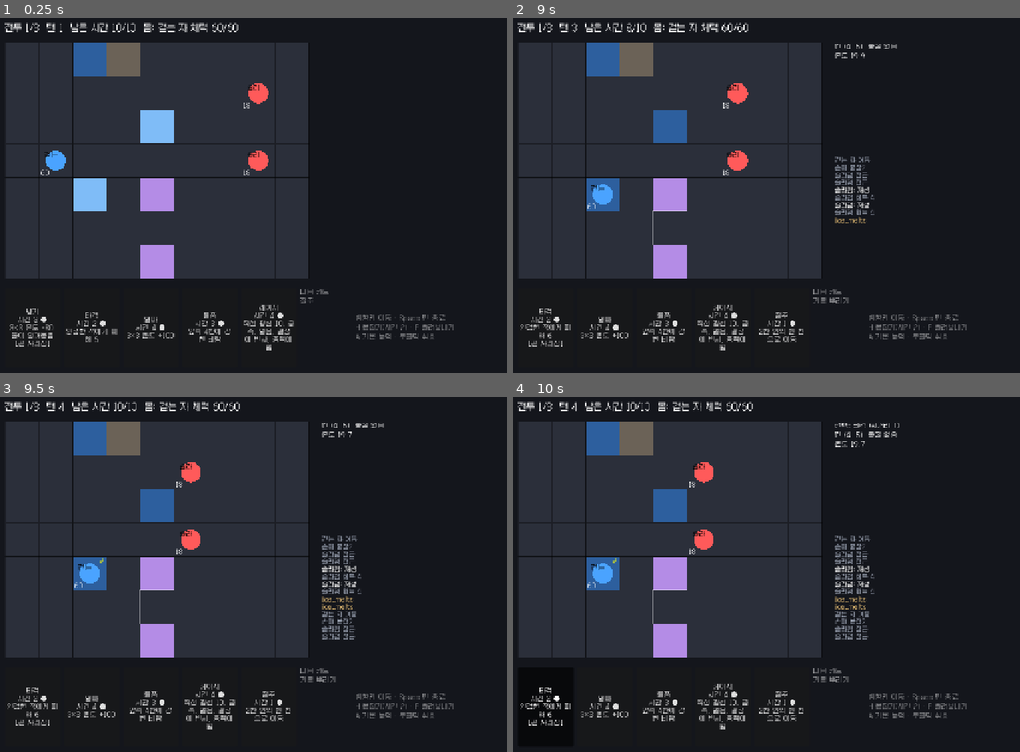
Above: before the commit, frames 1-4 (two rows, left to right).
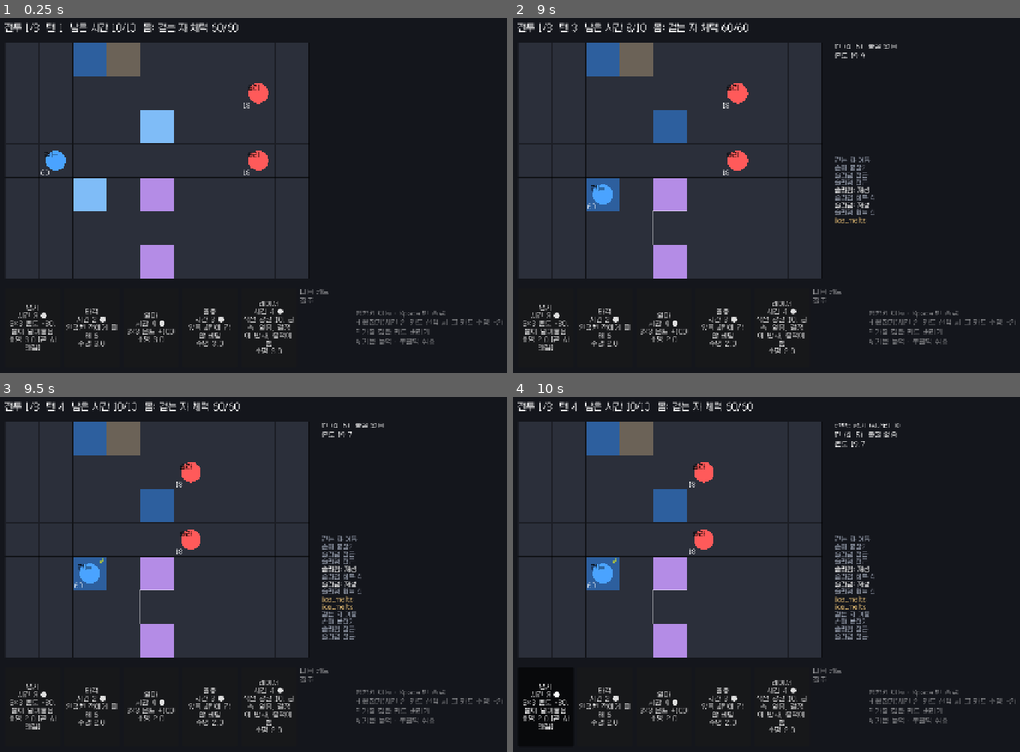
Above: after the commit, the same moments.

Repository: Luchenia/everycard
Game: Godot game, scene res://scenes/battle.tscn
Same seed, same stepped clock (60 frames per second), same inputs: the game is played once before the commit and once after it.
Inputs (mouse positions are in pixels of both pictures, inside the frame that each line leads up to):
- Up to frame 1 (0.25 s): no input
- Up to frame 2 (9 s): click (543, 326) at 0.5 s, where only the run before the commit has a clickable "냉기 시간 3 ● 3×3 온도 -80. 물이 얼어붙음…"; click (543, 326) at 1.25 s, where only the run after the commit has a clickable "냉기 시간 3 ● 3×3 온도 -80. 물이 얼어붙음…"; click (604, 326) at 2 s, where only the run before the commit has a clickable "타격 시간 2 ● 인접한 적에게 피해 6"; click (604, 326) at 2.75 s, where only the run after the commit has a clickable "타격 시간 2 ● 인접한 적에게 피해 6 수명 3.0"; click (665, 326) at 3.5 s, where only the run before the commit has a clickable "열파 시간 4 ● 3×3 온도 +100"; click (665, 326) at 4.25 s, where only the run after the commit has a clickable "열파 시간 4 ● 3×3 온도 +100 수명 3.0"; click (720, 326) at 5 s, where only the run before the commit has a clickable "돌풍 시간 3 ● 앞쪽 4칸에 강한 바람"; click (720, 326) at 5.75 s, where only the run after the commit has a clickable "돌풍 시간 3 ● 앞쪽 4칸에 강한 바람 수명 3.0"; click (781, 326) at 6.5 s, where only the run before the commit has a clickable "레이저 시간 4 ● 직선 광선 10. 금속, 얼음, …"; click (781, 326) at 7.25 s, where only the run after the commit has a clickable "레이저 시간 4 ● 직선 광선 10. 금속, 얼음, …"; tap Enter at 8 s; move the mouse to (670, 160) at 8.02 s; hold Right 8.03-8.78 s; tap H at 8.1, 8.85 s; click (670, 160) at 8.17 s; tap Space at 8.27, 8.75 s; move the mouse to (685, 223) at 8.77 s; hold Down from 8.78 s (still down); click (685, 223) at 8.92 s
- Up to frame 3 (9.5 s): keep holding Down; tap Space at 9.02 s
- Up to frame 4 (10 s): release Down at 9.5 s; click (543, 705) at 9.5 s, where only the run before the commit has a clickable "타격 시간 2 ● 인접한 적에게 피해 6 [곧 사라짐]"

The runs differ from the first frame. In frame 1, 2.7% of the frame differs, in the area x 1-100%, y 79-95%; in frame 2, 2.8%; in frame 3, 2.8%; in frame 4, 2.9%, in the area x 1-100%, y 7-95%.

Commit message:
feat: lifespan hand (each card has its own remaining life) — pending design choice
Co-Authored-By: Claude Opus 5.5 <noreply@anthropic.com>
Claude-Session: https://claude.ai/code/session_01Lpp6z2a9FxR3iVL1P5DjBQ

Diff:
--- a/src/sim/battle.gd
+++ b/src/sim/battle.gd
@@ -173,11 +173,12 @@
 	_after_action()
 	return true
 
-func cmd_hold() -> bool:
+## Without a slot: no card in hand ages this turn. With a slot: that card lives longer.
+func cmd_hold(slot := -1) -> bool:
 	if phase != "player" or time_left < HOLD_COST:
 		return false
 	time_left -= HOLD_COST
-	belt.hold()
+	belt.hold(slot)
 	_log("hold", "손패 붙잡기", {})
 	return true
 
--- a/src/sim/hand_belt.gd
+++ b/src/sim/hand_belt.gd
@@ -1,15 +1,20 @@
 class_name HandBelt
 extends RefCounted
-## The flowing hand: a row of slots that slides left each turn. Leftmost card falls off
-## (heavy cards need 2 flows), gaps close, and empty slots refill from the draw pile.
+## Lifespan hand: each card in hand has its own remaining life. At turn end every life drops by
+## the turn speed (the time_scale of the player's cell); burnt-out cards go to the discard pile and
+## their slots refill from the draw pile in place. Heavy cards live longer.
+
+const BASE_LIFE := 3
+const HEAVY_BONUS := 2
+const HOLD_BONUS := 2
 
 var catalog: Catalog
 var rng: SimRng
-var slots: Array = []      # each: null or {card_id, age}
+var slots: Array = []      # each: null or {card_id, life}
 var draw_pile: Array = []
 var discard: Array = []
 var _hold := false
-var reverse_next := false
+var reverse_next := false  # set by "reverse" meta effects: next turn end restores 1 life instead of decaying
 
 func _init(deck: Array, r: SimRng, cat: Catalog, size := 5, shuffle_deck := true) -> void:
 	catalog = cat
@@ -21,8 +26,9 @@
 	slots.fill(null)
 	_fill()
 
-func _weight(id: String) -> int:
-	return int(Effects.card_def(id, catalog).get("weight", 1))
+func life_for(id: String) -> float:
+	var w := int(Effects.card_def(id, catalog).get("weight", 1))
+	return float(BASE_LIFE + (HEAVY_BONUS if w > 1 else 0))
 
 func preview() -> String:
 	if draw_pile.is_empty():
@@ -38,19 +44,13 @@
 		rng.shuffle(draw_pile)
 	return draw_pile.pop_front()
 
-func _compact() -> void:
-	var cards := slots.filter(func(s): return s != null)
-	for i in slots.size():
-		slots[i] = cards[i] if i < cards.size() else null
-
 func _fill() -> void:
-	_compact()
 	for i in slots.size():
 		if slots[i] == null:
 			var id := _draw()
 			if id == "":
 				return
-			slots[i] = {"card_id": id, "age": 0}
+			slots[i] = {"card_id": id, "life": life_for(id)}
 
 ## Removes the card in a slot (it goes to the discard pile) and returns its id.
 func take(slot: int) -> String:
@@ -61,37 +61,47 @@
 	discard.append(id)
 	return id
 
-## Puts a card back in a slot (used when a play is rejected after take).
-func put_back(slot: int, id: String) -> void:
-	discard.erase(id)
-	slots[slot] = {"card_id": id, "age": 0}
-
-func _flow_once(force: bool) -> void:
-	var i := slots.size() - 1 if reverse_next else 0
-	var s = slots[i]
-	if s == null:
-		slots.remove_at(i)
-		slots.insert(i if reverse_next else slots.size(), null)
-		return
-	s["age"] += 1
-	if force or s["age"] >= _weight(s["card_id"]):
-		discard.append(s["card_id"])
-		slots[i] = null
+func _burn(i: int) -> void:
+	discard.append(slots[i]["card_id"])
+	slots[i] = null
 
 func end_turn(speed: float) -> void:
-	var steps: int = clampi(int(round(speed)), 0, 2)
+	var decay := clampf(speed, 0.0, 2.0)
 	if _hold:
-		steps = 0
+		decay = 0.0
 		_hold = false
-	for k in steps:
-		_flow_once(false)
-		_compact()
-	reverse_next = false
+	if reverse_next:
+		decay = -1.0
+		reverse_next = false
+	for i in slots.size():
+		if slots[i] == null:
+			continue
+		slots[i]["life"] = minf(slots[i]["life"] - decay, life_for(slots[i]["card_id"]) + HOLD_BONUS)
+		if slots[i]["life"] <= 0.001:
+			_burn(i)
 	_fill()
 
-func hold() -> void:
-	_hold = true
+## hold() freezes every card's life this turn; hold(slot) extends one card's life instead.
+func hold(slot := -1) -> void:
+	if slot >= 0 and slot < slots.size() and slots[slot] != null:
+		slots[slot]["life"] += HOLD_BONUS
+	else:
+		_hold = true
 
+## Burns the card closest to burning out right away and refills its slot.
 func flush() -> void:
-	_flow_once(true)
+	var best := -1
+	for i in slots.size():
+		if slots[i] != null and (best < 0 or slots[i]["life"] < slots[best]["life"]):
+			best = i
+	if best >= 0:
+		_burn(best)
 	_fill()
+
+## Index of the card that will burn first (for the UI), or -1.
+func next_to_burn() -> int:
+	var best := -1
+	for i in slots.size():
+		if slots[i] != null and (best < 0 or slots[i]["life"] < slots[best]["life"]):
+			best = i
+	return best
--- a/src/view/battle_screen.gd
+++ b/src/view/battle_screen.gd
@@ -122,7 +122,7 @@
 			btn.custom_minimum_size = Vector2(118, 170)
 			btn.toggle_mode = true
 			btn.button_pressed = i == selected
-			btn.text = "(빈 칸)" if s == null else _card_text(s["card_id"]) + ("\n[곧 사라짐]" if i == 0 else "")
+			btn.text = "(빈 칸)" if s == null else _card_text(s["card_id"]) + "\n수명 %.1f%s" % [s["life"], " [곧 사라짐]" if i == b.belt.next_to_burn() else ""]
 			btn.autowrap_mode = TextServer.AUTOWRAP_WORD
 			btn.disabled = s == null or flow.phase != "battle"
 			btn.pressed.connect(func(): _select(i))
@@ -133,7 +133,7 @@
 		pv.modulate = Color(1, 1, 1, 0.6)
 		hand_box.add_child(pv)
 	var tips := Label.new()
-	tips.text = "방향키 이동 · Space 턴 종료\nH 붙잡기(시간 2) · F 흘려보내기\nA 기본 능력 · 우클릭 취소"
+	tips.text = "방향키 이동 · Space 턴 종료\nH 붙잡기(시간 2, 카드 선택 시 그 카드 수명 +2)\nF 가장 짧은 카드 버리기\nA 기본 능력 · 우클릭 취소"
 	tips.modulate = Color(1, 1, 1, 0.5)
 	hand_box.add_child(tips)
 	_update_info()
@@ -216,7 +216,7 @@
 		KEY_SPACE:
 			selected = -1
 			b.cmd_end_turn()
-		KEY_H: b.cmd_hold()
+		KEY_H: b.cmd_hold(selected)
 		KEY_F: b.cmd_flush()
 		KEY_A:
 			if b.human() and b.human().base_ability == "step1":
--- a/tests/sim/battle_test.gd
+++ b/tests/sim/battle_test.gd
@@ -88,6 +88,7 @@
 	l.cmd_end_turn()
 	assert_eq(l.phase, "lost", "dead human loses")
 	test_frozen_enemy_skips()
+	test_hold_one_card()
 
 func _scripted(seed_value: int) -> Array:
 	var b := Battle.new(c, seed_value, "hero", ["dummy"], {})
@@ -104,3 +105,10 @@
 	Effects.apply(Effects.card_def("stasis", c), f.human(), f.actors[1].pos, f.ctx)
 	f.cmd_end_turn()
 	assert_eq(f.telegraphs.size(), 0, "enemy in stopped time does not act")
+
+func test_hold_one_card() -> void:
+	var b := Battle.new(c, 9, "hero", ["dummy"], LAYOUT)
+	var life: float = b.belt.slots[2]["life"]
+	assert_true(b.cmd_hold(2), "hold a single card")
+	assert_eq(b.time_left, 8, "hold costs 2 time")
+	assert_eq(b.belt.slots[2]["life"], life + HandBelt.HOLD_BONUS, "that card lives longer")
--- a/tests/sim/hand_belt_test.gd
+++ b/tests/sim/hand_belt_test.gd
@@ -1,4 +1,6 @@
 extends TestCase
+## Lifespan hand: every card in hand has its own remaining life; at turn end lives drop by
+## the turn speed and burnt-out cards leave. No row flow: cards stay in their slots.
 
 var c: Catalog
 
@@ -15,37 +17,44 @@
 	var b := HandBelt.new(deck, SimRng.new(1), c)
 	assert_eq(b.slots.size(), 5, "5 slots")
 	assert_true(b.slots.all(func(s): return s != null), "initially full")
+	assert_eq(b.slots[0]["life"], float(HandBelt.BASE_LIFE), "light card starts with base life")
 	assert_eq(b.preview(), "light", "preview next")
 	assert_eq(b.take(2), "light", "take returns card")
 	assert_true(b.slots[2] == null, "taken slot empty")
 	b.end_turn(1.0)
-	assert_true(b.slots.all(func(s): return s != null), "gap refilled after end_turn")
-	# heavy card at the left stays one extra turn
-	var hb := HandBelt.new(["heavy", "light", "light", "light", "light", "light", "light", "light"], SimRng.new(1), c, 5, false)
-	assert_eq(ids(hb)[0], "heavy", "heavy first (unshuffled)")
-	hb.end_turn(1.0)
-	assert_eq(ids(hb)[0], "heavy", "heavy survives first flow")
-	hb.end_turn(1.0)
-	assert_true(ids(hb)[0] != "heavy" or hb.discard.has("heavy"), "heavy gone after second flow")
-	assert_true(hb.discard.has("heavy"), "heavy discarded")
-	# hold: no flow
-	var h2 := HandBelt.new(["light", "heavy", "light", "light", "light", "light", "light"], SimRng.new(1), c, 5, false)
-	var before := ids(h2)
+	assert_true(b.slots[2] != null, "gap refilled in place")
+	assert_eq(b.slots[0]["life"], float(HandBelt.BASE_LIFE - 1), "life drops by 1 at speed 1")
+	assert_eq(b.slots[2]["life"], float(HandBelt.BASE_LIFE), "new card has full life")
+	# lives run out -> burn
+	for k in HandBelt.BASE_LIFE - 1:
+		b.end_turn(1.0)
+	assert_eq(b.discard.size(), 5, "four original cards + taken card burned/discarded")
+	# heavy cards live longer
+	var hb := HandBelt.new(["heavy", "light", "light", "light", "light", "light"], SimRng.new(1), c, 5, false)
+	assert_eq(hb.slots[0]["life"], float(HandBelt.BASE_LIFE + HandBelt.HEAVY_BONUS), "heavy card lives longer")
+	for k in HandBelt.BASE_LIFE:
+		hb.end_turn(1.0)
+	assert_eq(ids(hb)[0], "heavy", "heavy outlives light cards")
+	# speed scales decay
+	var s1 := HandBelt.new(deck.duplicate(), SimRng.new(1), c)
+	s1.end_turn(0.5)
+	assert_eq(s1.slots[0]["life"], float(HandBelt.BASE_LIFE) - 0.5, "slow time: life drops slower")
+	s1.end_turn(2.0)
+	assert_eq(s1.slots[0]["life"], float(HandBelt.BASE_LIFE) - 2.5, "fast time: life drops faster")
+	# hold all: no decay this turn
+	var h2 := HandBelt.new(deck.duplicate(), SimRng.new(1), c)
 	h2.hold()
 	h2.end_turn(1.0)
-	assert_eq(ids(h2), before, "hold: nothing flows")
-	assert_eq(h2.discard.size(), 0, "hold: nothing discarded")
-	# speed rounding
-	var s1 := HandBelt.new(deck.duplicate(), SimRng.new(1), c)
-	s1.end_turn(0.4)
-	assert_eq(s1.discard.size(), 0, "speed 0.4 -> no flow")
-	s1.end_turn(1.6)
-	assert_eq(s1.discard.size(), 2, "speed 1.6 -> 2 flows")
-	# flush discards leftmost immediately
+	assert_eq(h2.slots[0]["life"], float(HandBelt.BASE_LIFE), "hold: no decay")
+	# hold one card: extends its life
+	h2.hold(3)
+	assert_eq(h2.slots[3]["life"], float(HandBelt.BASE_LIFE + HandBelt.HOLD_BONUS), "hold slot: life extended")
+	# flush burns the card closest to burning out and refills
 	var f := HandBelt.new(deck.duplicate(), SimRng.new(1), c)
+	f.slots[4]["life"] = 0.5
 	f.flush()
 	assert_eq(f.discard.size(), 1, "flush discards one")
-	assert_true(f.slots.all(func(s): return s != null), "flush refills")
+	assert_eq(f.slots[4]["life"], float(HandBelt.BASE_LIFE), "flushed the lowest-life card, refilled in place")
 	# small deck reuses discard pile
 	var small := HandBelt.new(["light", "light", "light"], SimRng.new(1), c)
 	assert_eq(ids(small).filter(func(x): return x != null).size(), 3, "only 3 cards")
Not shown, added: evidence/stage1/04_web_build.png.import
